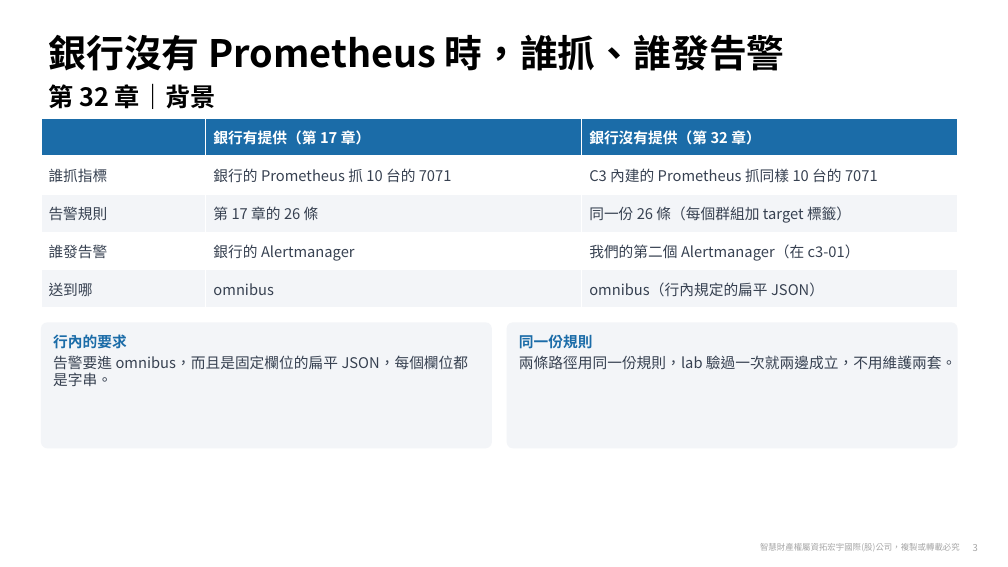
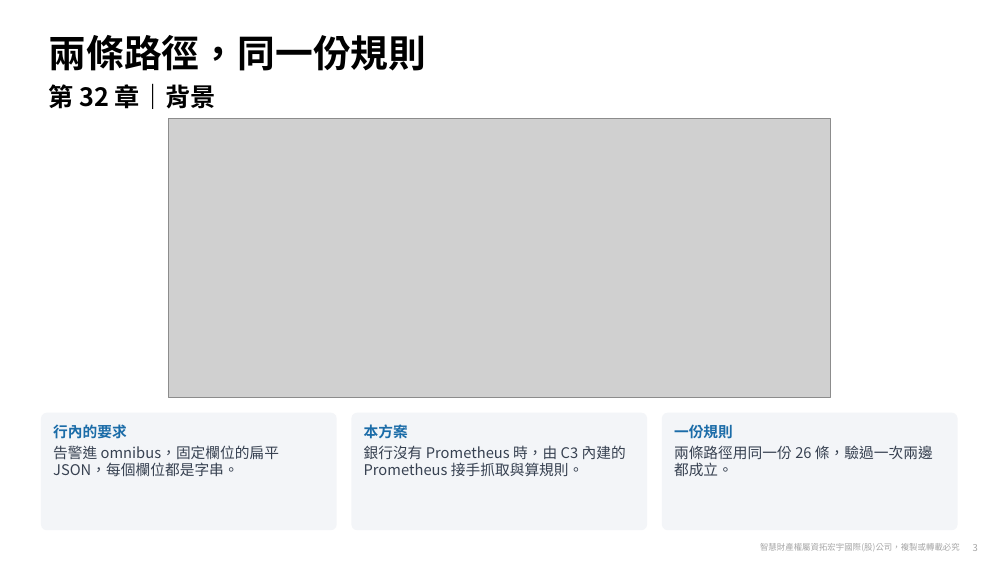
Before and after one commit to zxc81906119/kafka_install_ops, a slide deck: slide 3 of docs/Confluent-第32章-告警方案.pptx. Drawn at 1008x567 pixels with LibreOffice and Linux fonts; fonts in the diff are those of the drawing; grey boxes stand for pictures; background and template pictures are left out. Boxes give left, top, right and bottom in pixels: in the first picture for what was removed or moved away, otherwise in the second. Text is boxed around its words. In the diff, an @@ line names an element or a change of style, - is before the commit and + after.

```diff
--- a/docs/Confluent-第32章-告警方案.pptx
+++ b/docs/Confluent-第32章-告警方案.pptx
@@ title at <box>48,35,426,71</box>: text changed @@
-銀行沒有 Prometheus 時，誰抓、誰發告警
+兩條路徑，同一份規則
@@ table removed at <box>41,119,957,308</box>, 5 rows, 3 columns @@
- | 銀行有提供（第 17 章） | 銀行沒有提供（第 32 章）
-誰抓指標 | 銀行的 Prometheus 抓 10 台的 7071 | C3 內建的 Prometheus 抓同樣 10 台的 7071
-告警規則 | 第 17 章的 26 條 | 同一份 26 條（每個群組加 target 標籤）
-誰發告警 | 銀行的 Alertmanager | 我們的第二個 Alertmanager（在 c3-01）
-送到哪 | omnibus | omnibus（行內規定的扁平 JSON）
@@ picture added at <box>169,119,830,398</box> @@
@@ rounded rectangle "行內的要求": place and size @@
-rounded rectangle "行內的要求" at <box>41,322,492,448</box>
+rounded rectangle "行內的要求" at <box>41,413,337,531</box>
@@ rounded rectangle added at <box>352,413,647,531</box>, fill #F3F5F8, 14 pt, text #374151 @@
+本方案
+銀行沒有 Prometheus 時，由 C3 內建的 Prometheus 接手抓取與算規則。
@@ rounded rectangle "一份規則": place and size @@
-rounded rectangle "一份規則" at <box>507,322,958,448</box>
+rounded rectangle "一份規則" at <box>662,413,957,531</box>
@@ text in rounded rectangle at <box>53,445,279,476</box>: text changed @@
-告警要進 omnibus，而且是固定欄位的扁平 JSON，每個欄位都是字串。
+告警進 omnibus，固定欄位的扁平 JSON，每個欄位都是字串。
@@ text in rounded rectangle at <box>674,424,933,476</box>: text changed @@
-同一份規則
-兩條路徑用同一份規則，lab 驗過一次就兩邊成立，不用維護兩套。
+一份規則
+兩條路徑用同一份 26 條，驗過一次兩邊都成立。
```
Also in this commit, not shown: 15 other slides changed, 14 slides added, 7 other files.
